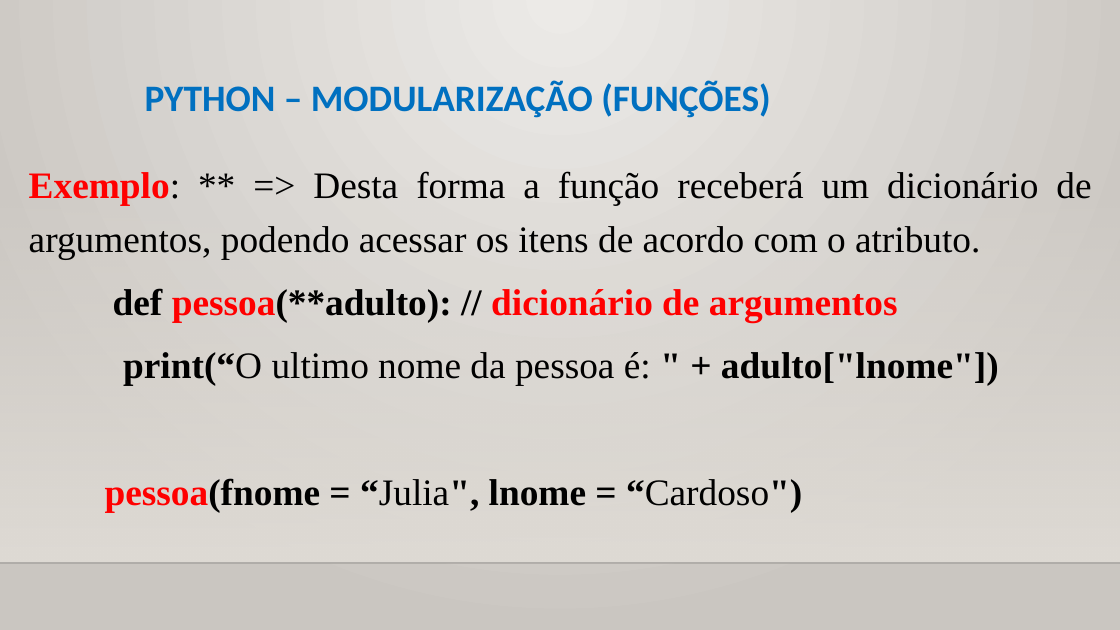
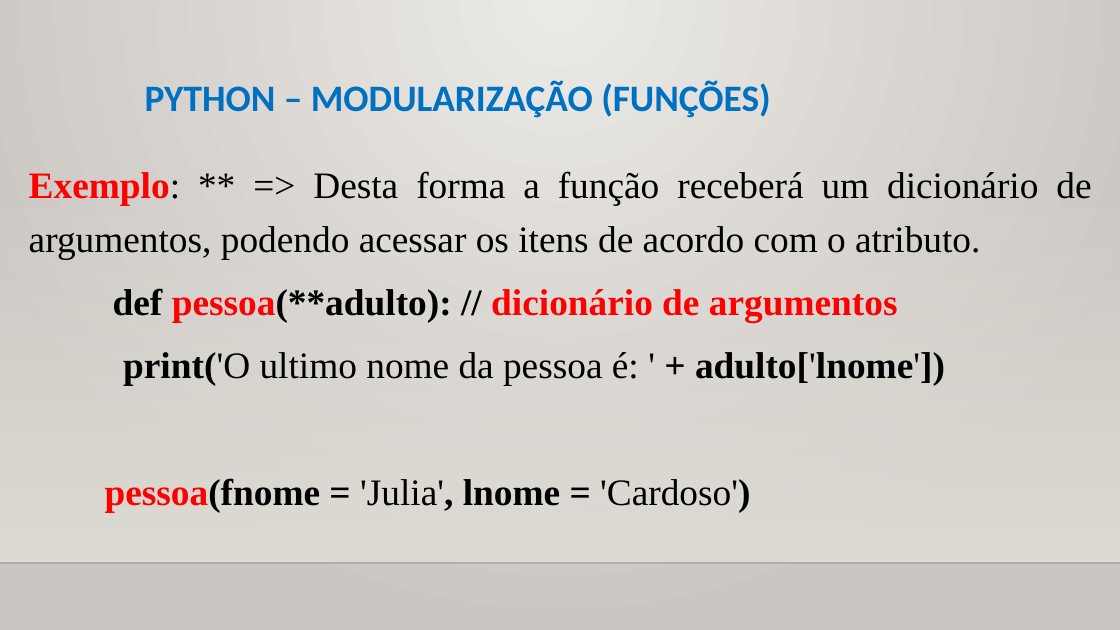
Before and after one commit to CloudEducationBrazil/WydenPythonParadigmas, a slide deck: slide 12 of 01 Classes/Aula 08 Programação Python - Modularização Funções.pptx. Drawn at 1120x630 pixels with LibreOffice and Linux fonts; fonts in the diff are those of the drawing; background and template pictures are left out. Boxes give left, top, right and bottom in pixels: in the first picture for what was removed or moved away, otherwise in the second. Text is boxed around its words. In the diff, an @@ line names an element or a change of style, - is before the commit and + after.

Commit message:
Aula Python Paradigmas 09Set2025 ...

```diff
--- a/01 Classes/Aula 08 Programação Python - Modularização Funções.pptx
+++ b/01 Classes/Aula 08 Programação Python - Modularização Funções.pptx
@@ text at box(105, 352, 945, 512): text changed @@
-  print(“O ultimo nome da pessoa é: " + adulto["lnome"])
-  pessoa(fnome = “Julia", lnome = “Cardoso")
+  print('O ultimo nome da pessoa é: ' + adulto['lnome'])
+  pessoa(fnome = 'Julia', lnome = 'Cardoso')
```
Also in this commit, not shown: 10 other slides changed, 3 other files.
